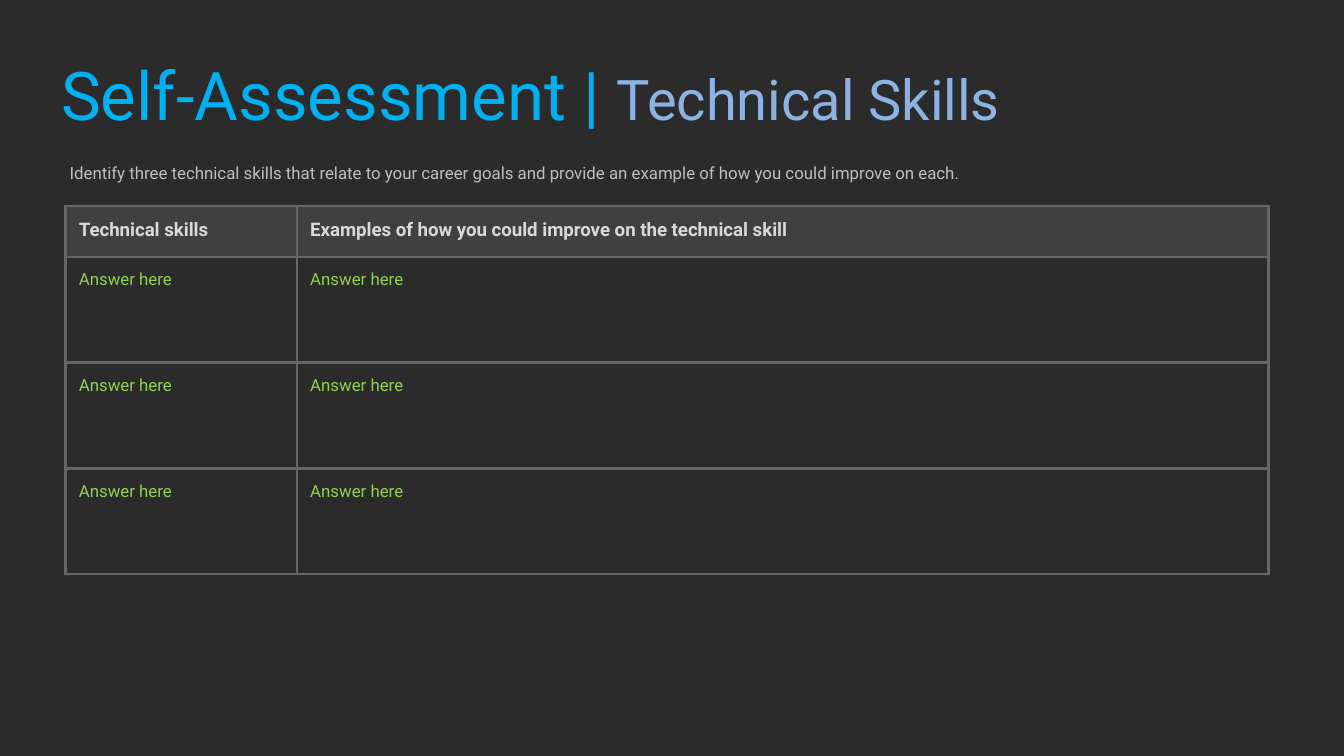
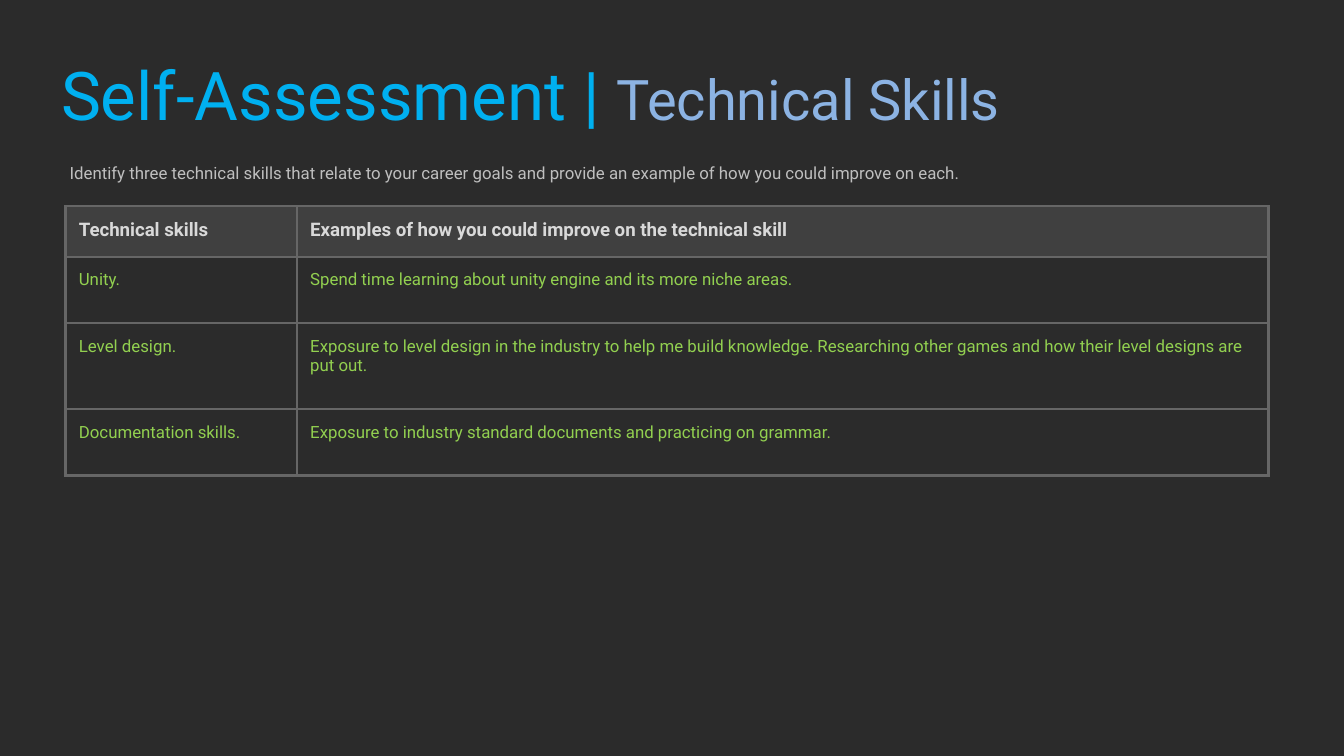
Before and after one commit to ImxSCARED/Current_Work, a slide deck: slide 8 of ProfessionalPracticeDevelopment_BrianMcNamee/ProfessionalPracticeDevelopment_BrianMcNamee.pptx. Drawn at 1344x756 pixels with LibreOffice and Linux fonts; fonts in the diff are those of the drawing; background and template pictures are left out; a plain dark background stands for a picture behind light text. Boxes give left, top, right and bottom in pixels: in the first picture for what was removed or moved away, otherwise in the second. Text is boxed around its words. In the diff, an @@ line names an element or a change of style, - is before the commit and + after.

```diff
--- a/ProfessionalPracticeDevelopment_BrianMcNamee/ProfessionalPracticeDevelopment_BrianMcNamee.pptx
+++ b/ProfessionalPracticeDevelopment_BrianMcNamee/ProfessionalPracticeDevelopment_BrianMcNamee.pptx
@@ table at (66,206,1269,478) @@
-row 2, column 1: Answer here
+row 2, column 1: Unity.
-row 2, column 2: Answer here
+row 2, column 2: Spend time learning about unity engine and its more niche areas.
-row 3, column 1: Answer here
+row 3, column 1: Level design.
-row 3, column 2: Answer here
+row 3, column 2: Exposure to level design in the industry to help me build knowledge. Researching other games and how their level designs are put out.
-row 4, column 1: Answer here
+row 4, column 1: Documentation skills.
-row 4, column 2: Answer here
+row 4, column 2: Exposure to industry standard documents and practicing on grammar.
```
Also in this commit, not shown: 1 other slide changed.
